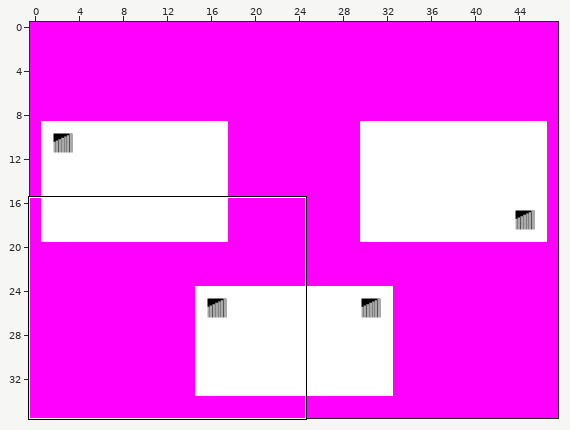
A Tiled map gets an edit: maps/coopTest6.tmx. Above, an overview of the earlier version with the close-up marked.
Close-up. Old version:
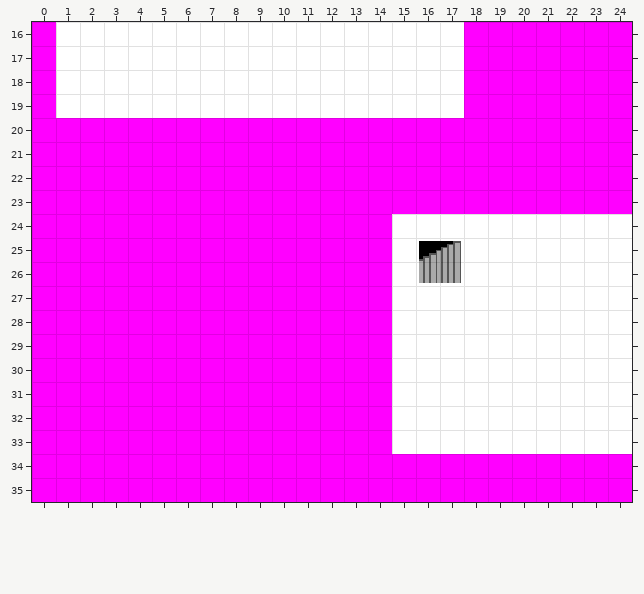
Cells are 16x16 px. Shown: x 0..24, y 16..35. The commit also changed other parts of the map, which this record leaves out.
The result:
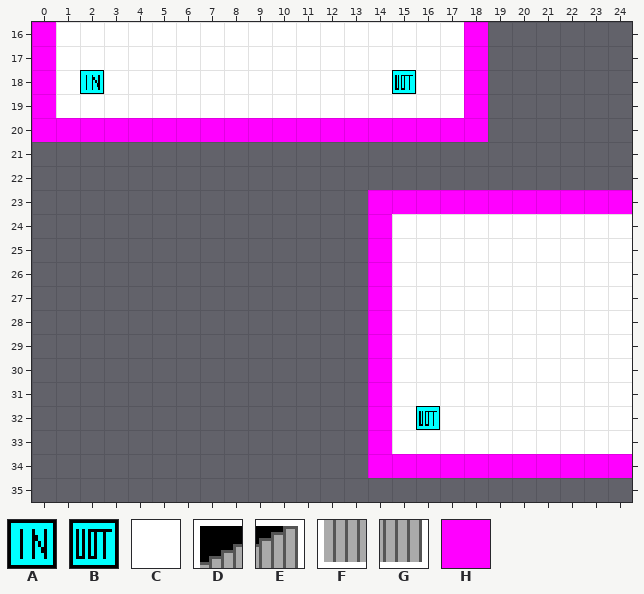
Key: from "coop": A 8, B 9; from "topdownplatform": C 0, D 3, E 4, F 8, G 9, H 20.
_ is an empty cell, # one hidden under a higher layer, . an unchanged one.
Tiles of an added or newly shown layer are drawn over the layers below it.
Diff:
--- layer "Tile Layer 1"
@@ x 0..24 @@
-16 ...................HHHHHH
-17 ...................HHHHHH
-18 ..C............C...HHHHHH
-19 ...................HHHHHH
-20 ...................HHHHHH
-21 HHHHHHHHHHHHHHHHHHHHHHHHH
-22 HHHHHHHHHHHHHHHHHHHHHHHHH
-23 HHHHHHHHHHHHHH...........
-24 HHHHHHHHHHHHHH...........
-25 HHHHHHHHHHHHHH..DE.......
-26 HHHHHHHHHHHHHH..FG.......
-27 HHHHHHHHHHHHHH...........
-28 HHHHHHHHHHHHHH...........
-29 HHHHHHHHHHHHHH...........
-30 HHHHHHHHHHHHHH...........
-31 HHHHHHHHHHHHHH...........
-32 HHHHHHHHHHHHHH...........
-33 HHHHHHHHHHHHHH...........
-34 HHHHHHHHHHHHHH...........
-35 HHHHHHHHHHHHHHHHHHHHHHHHH
+16 ...................______
+17 ...................______
+18 ..A............B...______
+19 ...................______
+20 ...................______
+21 _________________________
+22 _________________________
+23 ______________...........
+24 ______________...........
+25 ______________..##.......
+26 ______________..##.......
+27 ______________...........
+28 ______________...........
+29 ______________...........
+30 ______________...........
+31 ______________...........
+32 ______________...........
+33 ______________...........
+34 ______________...........
+35 _________________________
--- layer "Tile Layer 2" (added)
@@ x 16..17 @@
-25 __
-26 __
+25 CC
+26 CC
@@ x 16..16 @@
-32 _
+32 B
